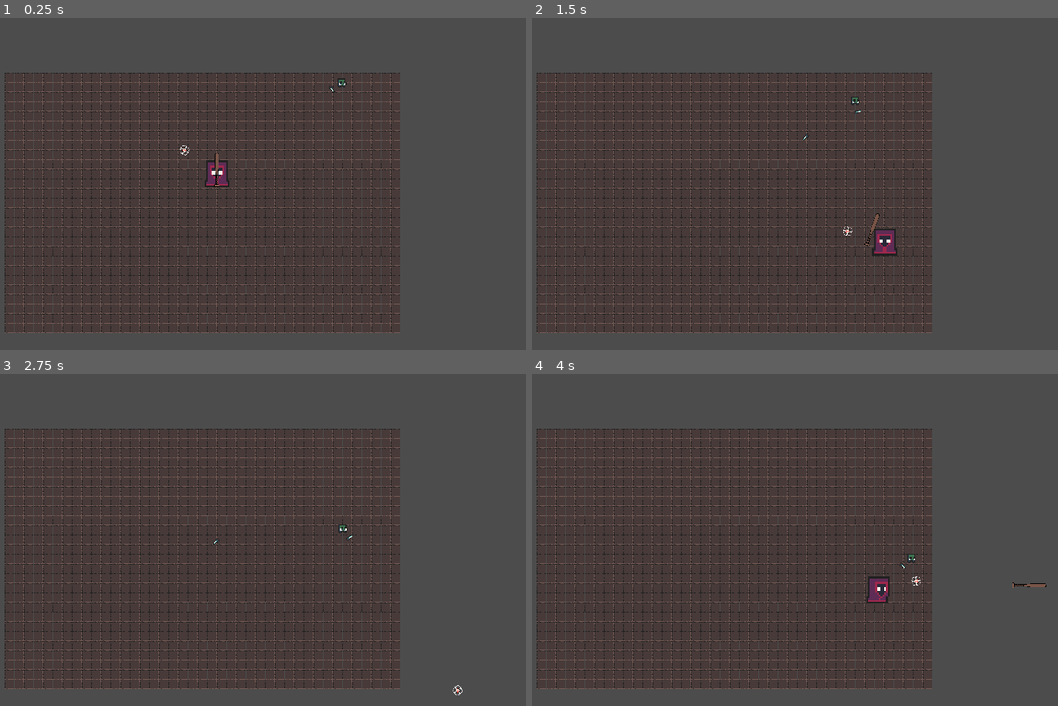
Above: before the commit, frames 1-4 (two rows, left to right).
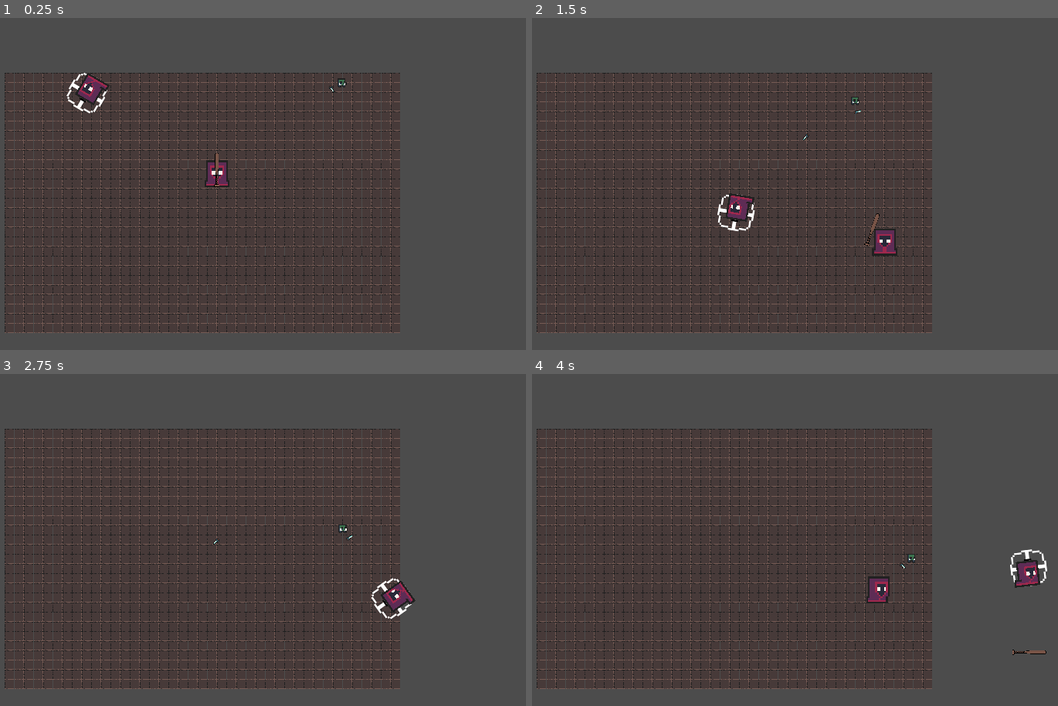
Above: after the commit, the same moments.

Repository: Kiingst/Dont-Bring-a-Bat-to-Gun-Fight
Game: Godot game, scene res://Assets/Levels/Level_Script/Level.tscn
Same seed, same stepped clock (60 frames per second), same inputs: the game is played once before the commit and once after it.
Inputs (mouse positions are in pixels of both pictures, inside the frame that each line leads up to):
- Up to frame 1 (0.25 s): no input
- Up to frame 2 (1.5 s): tap Enter at 0.5 s; move the mouse to (884, 150) at 0.52 s; press the mouse at (884, 150) at 0.53 s; hold D (Move_Right) 0.53-1.28 s; move the mouse to (626, 187) at 1.27 s; release the mouse at (626, 187) at 1.28 s; hold S (Move_Down) from 1.28 s (still down); tap Space (Roll) at 1.35 s
- Up to frame 3 (2.75 s): click (94, 543) at 1.55 s; move the mouse to (278, 447) at 2.02 s; release S (Move_Down) at 2.03 s; press the mouse at (278, 447) at 2.03 s; hold D (Move_Right) from 2.03 s (still down)
- Up to frame 4 (4 s): move the mouse to (716, 596) at 2.77 s; release D (Move_Right) at 2.78 s; release the mouse at (716, 596) at 2.78 s; hold W (Move_Up) 2.78-3.53 s; click (716, 596) at 2.85 s; move the mouse to (937, 579) at 3.52 s; press the mouse at (937, 579) at 3.53 s; hold A (Move_Left) from 3.53 s (still down); tap Space (Roll) at 3.6 s

The runs differ from the first frame. In frame 1, 0.5% of the frame differs, in the area x 12-37%, y 16-42%; in frame 2, 0.5%; in frame 3, 0.5%; in frame 4, 0.6%, in the area x 72-98%, y 52-85%.

Commit message:
Trying to fix player swing

Diff:
--- a/Assets/Player/Player_Script/Player.gd
+++ b/Assets/Player/Player_Script/Player.gd
@@ -45,8 +45,8 @@
 	var animation_vec = Vector2()
 
 
-	print($Cross_Hair/Position2D.position)
-
+	#print($Cross_Hair/Position2D.position)
+	$Cross_Hair/Position2D/Cross_Hair.global_position = $Cross_Hair/Position2D.global_position
 
 	var look_vec = get_global_mouse_position() - global_position
 	var look_ang = rad2deg(atan2(look_vec.y, look_vec.x))
@@ -146,7 +146,10 @@
 			print("starting Swing")
 			var track_id = swing_left.find_track("Player_Weapon:position")
 			var key_id = swing_left.track_find_key(1, 0.2, false)
-			swing_left.track_set_key_value(track_id, key_id, $Cross_Hair/Position2D.position)
+			swing_left.track_set_key_value(track_id, key_id, $Cross_Hair/Position2D.global_position)
+			print("Swinging at")
+			var w = swing_left.track_get_key_value(track_id, key_id)
+			print(w)
 			Weapon_animation_mode.travel("Gungeon_Swing_Left")
 		"Gungeon_Charge_Right":
 			pass
--- a/Assets/Player/Player_Script/Player.tscn
+++ b/Assets/Player/Player_Script/Player.tscn
@@ -382,12 +382,14 @@
 parameters/Walking/blend_position = Vector2( 0, 0 )
 
 [node name="Cross_Hair" type="Sprite" parent="."]
-scale = Vector2( 0.25, 0.25 )
 texture = ExtResource( 15 )
 offset = Vector2( 250, 0 )
 
 [node name="Position2D" type="Position2D" parent="Cross_Hair"]
-position = Vector2( 250, 0 )
+position = Vector2( 248, 0 )
+
+[node name="Cross_Hair" type="Sprite" parent="Cross_Hair/Position2D"]
+texture = ExtResource( 5 )
 
 [node name="Player_Weapon" parent="." instance=ExtResource( 2 )]
 
--- a/Assets/Player/Player_Script/Player_Weapon.tscn
+++ b/Assets/Player/Player_Script/Player_Weapon.tscn
@@ -386,6 +386,7 @@
 one_shot = true
 
 [node name="Right_ChargeTime" type="Timer" parent="."]
+wait_time = 2.0
 
 [connection signal="animation_finished" from="AnimationPlayer" to="." method="_on_AnimationPlayer_animation_finished"]
 [connection signal="timeout" from="Left_ChargeTime" to="." method="_on_ChargeTime_timeout"]
